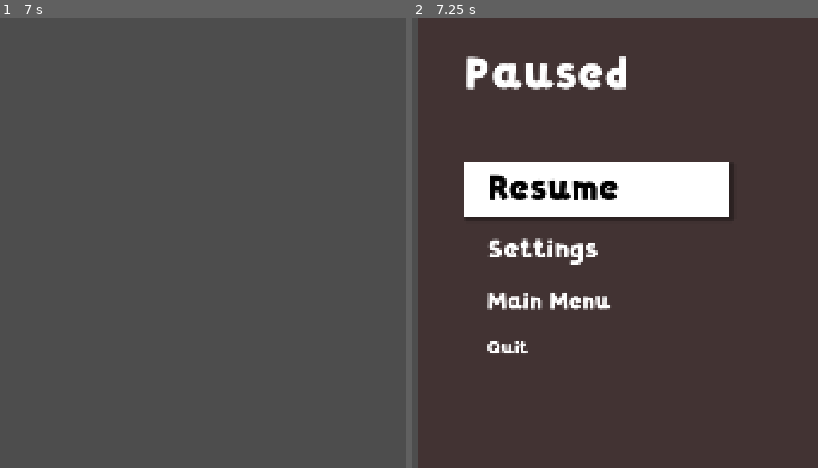
Above: before the commit, frames 1-2 (left to right).
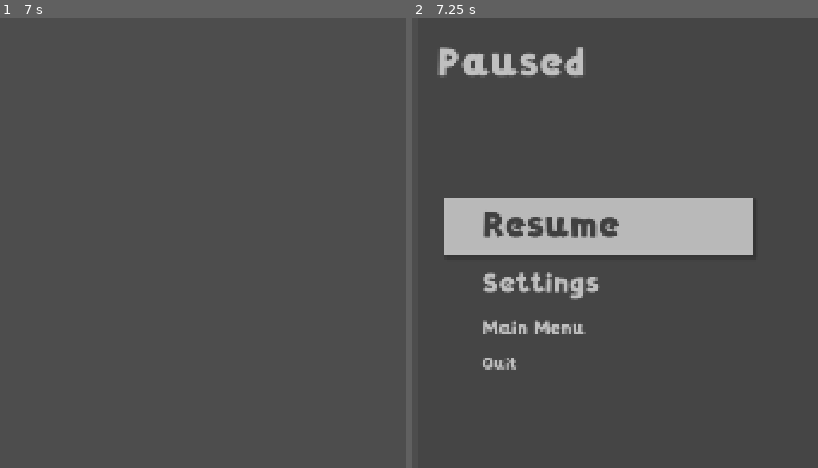
Above: after the commit, the same moments.

Repository: doggoanim/Krits
Game: Godot game, scene res://ui/pause_menu.tscn
The game is run twice, just before and just after one commit, with the same random seed, the same clock (stepped at 60 frames per second) and the same inputs. This scene is started directly instead of the project's main scene.
Inputs (mouse positions are in pixels of both pictures, inside the frame that each line leads up to):
- Up to frame 1 (7 s): tap Enter at 0.5, 2, 3.5 s; move the mouse to (182, 220) at 0.52 s; hold D (move_right) 0.53-1.25 s; hold Space (jump) 0.53-1.25 s; click (182, 220) at 0.67 s; drag from (outside the picture) to (outside the picture) at 1.27 s; move the mouse to (85, 144) at 2.02 s; hold D (move_right) 2.03-2.75 s; hold E (interact) 2.03-2.75 s; tap Space (jump) at 2.3, 2.75, 5.3, 6.77, 6.8 s; drag from (outside the picture) to (outside the picture) at 2.77 s; move the mouse to (247, 310) at 3.52 s; hold A (move_left) 3.53-4.25 s; hold Space (jump) 3.53-4.25 s; tap Delete at 3.6 s; tap Tab (menu_stats) at 4.15 s; drag from (outside the picture) to (outside the picture) at 4.27 s; move the mouse to (44, 243) at 5.02 s; hold S (move_back) 5.03-5.75 s; hold Ctrl (crouch_pound) 5.03-5.75 s; click (44, 243) at 5.17 s; tap M (menu_travel) at 5.65 s; drag from (outside the picture) to (outside the picture) at 5.77 s; move the mouse to (182, 220) at 6.52 s; hold W (move_forward) from 6.53 s (still down); hold Shift (roll_dive) from 6.53 s (still down)
- Up to frame 2 (7.25 s): keep holding W (move_forward); keep holding Shift (roll_dive); tap Space (jump) at 7.07 s; tap Escape (ui_cancel_menu) at 7.15 s

Frame 1 is identical in both runs. In frame 2, 19% of the frame differs, in the area x 6-84%, y 6-79%.

Commit message:
Pause menu: slight full-screen blur, animated open/close, Odyssey layout
Co-Authored-By: Claude Sonnet 5.5 <noreply@anthropic.com>
Claude-Session: https://claude.ai/code/session_01TYpdm1jACUqsWG6yyTxbgm

Diff:
--- a/ui/menu_base.gd
+++ b/ui/menu_base.gd
@@ -38,6 +38,11 @@
 	Input.mouse_mode = Input.MOUSE_MODE_VISIBLE
 
 func close() -> void:
+	close_immediately()
+
+## The actual close. A menu that animates out overrides close(), plays its
+## animation, then calls this once it's done.
+func close_immediately() -> void:
 	if open_menu != self:
 		return
 	open_menu = null
--- a/ui/pause_backdrop.gdshader
+++ b/ui/pause_backdrop.gdshader
@@ -4,8 +4,8 @@
 // Reads the screen, so it must sit on top of the scene it's blurring.
 
 uniform sampler2D screen_tex : hint_screen_texture, filter_linear_mipmap;
-uniform float blur_lod : hint_range(0.0, 7.0) = 3.0;     // mip level sampled — higher = blurrier
-uniform vec4 tint : source_color = vec4(0.18, 0.02, 0.02, 0.35);   // colour + how strongly it washes over
+uniform float blur_lod : hint_range(0.0, 7.0) = 1.6;     // mip level sampled — higher = blurrier
+uniform vec4 tint : source_color = vec4(0.0, 0.0, 0.0, 0.15);   // colour + how strongly it washes over
 
 void fragment() {
 	// 9 taps spread over the mip's pixel footprint, so the blur is smooth
--- a/ui/pause_menu.gd
+++ b/ui/pause_menu.gd
@@ -15,12 +15,21 @@
 
 const MAIN_MENU_SCENE := "res://ui/main_menu.tscn"
 
-## Font size of the highlighted entry, and how much smaller each step away from
-## it gets (down to MIN_FONT) — the list fans out from the selection.
-const SELECTED_FONT := 84
-const FONT_STEP := 10
-const MIN_FONT := 44
+## Font size of the highlighted entry, and the fraction of it each entry gets by
+## its distance from the selection (0 steps away, 1, 2, ...; the last value
+## repeats) — the list fans out from the selection like Super Mario Odyssey's.
+const SELECTED_FONT := 88
+const FONT_SCALES: Array[float] = [1.0, 0.78, 0.52, 0.44]
 
+## Open/close animation: the backdrop blurs/darkens in, the heading and list
+## fade in while sliding SLIDE_DISTANCE px in from the left.
+const OPEN_TIME := 0.28
+const CLOSE_TIME := 0.18
+const SLIDE_DISTANCE := 50.0
+
+@onready var _backdrop: ColorRect = %Backdrop
+@onready var _heading_margin: MarginContainer = %HeadingMargin
+@onready var _menu_margin: MarginContainer = %MenuMargin
 @onready var _items: Array[Node] = %Items.get_children()
 @onready var _resume: Button = %ResumeButton
 @onready var _settings_button: Button = %SettingsButton
@@ -33,9 +42,20 @@
 @onready var _confirm_no: Button = %ConfirmNo
 
 var _on_confirmed := Callable()
+var _anim: Tween
+var _closing := false
+var _blur_lod := 0.0                 ## resting backdrop values, read from the scene
+var _tint := Color.TRANSPARENT
+var _heading_left := 0
+var _menu_left := 0
 
 func _ready() -> void:
 	super()
+	var mat := _backdrop.material as ShaderMaterial
+	_blur_lod = mat.get_shader_parameter("blur_lod")
+	_tint = mat.get_shader_parameter("tint")
+	_heading_left = _heading_margin.get_theme_constant("margin_left")
+	_menu_left = _menu_margin.get_theme_constant("margin_left")
 	for node in _items:
 		var item := node as Button
 		item.focus_entered.connect(_update_item_sizes)
@@ -59,6 +79,17 @@
 	_confirm.visible = false
 	content.visible = true
 	_resume.grab_focus()
+	_set_progress(0.0)
+	_play(true)
+
+## Plays the close animation, then actually closes (and unpauses).
+func close() -> void:
+	if open_menu != self or _closing:
+		return
+	_closing = true
+	await _play(false)
+	_closing = false
+	close_immediately()
 
 # MenuBase's open() calls these; the pause menu's content is fixed in the scene.
 func _clear() -> void:
@@ -68,7 +99,7 @@
 	pass
 
 func _unhandled_input(event: InputEvent) -> void:
-	if not event.is_action_pressed(&"ui_cancel_menu"):
+	if _closing or not event.is_action_pressed(&"ui_cancel_menu"):
 		return
 	if not visible:
 		open()
@@ -80,6 +111,27 @@
 		close()
 	get_viewport().set_input_as_handled()
 
+# --- Open / close animation ---------------------------------------------------
+
+func _play(opening: bool) -> void:
+	if _anim and _anim.is_valid():
+		_anim.kill()
+	_anim = create_tween()   # runs while paused: this node's process mode is ALWAYS
+	_anim.set_trans(Tween.TRANS_CUBIC).set_ease(Tween.EASE_OUT if opening else Tween.EASE_IN)
+	_anim.tween_method(_set_progress, 0.0 if opening else 1.0, 1.0 if opening else 0.0,
+			OPEN_TIME if opening else CLOSE_TIME)
+	await _anim.finished
+
+## 0 = fully clear (as if the menu weren't there), 1 = fully shown.
+func _set_progress(k: float) -> void:
+	var mat := _backdrop.material as ShaderMaterial
+	mat.set_shader_parameter("blur_lod", _blur_lod * k)
+	mat.set_shader_parameter("tint", Color(_tint.r, _tint.g, _tint.b, _tint.a * k))
+	content.modulate.a = k
+	var slide := int(SLIDE_DISTANCE * (1.0 - k))
+	_heading_margin.add_theme_constant_override("margin_left", _heading_left - slide)
+	_menu_margin.add_theme_constant_override("margin_left", _menu_left - slide)
+
 ## Sizes every entry by its distance from the focused one.
 func _update_item_sizes() -> void:
 	var selected := -1
@@ -89,7 +141,8 @@
 	if selected < 0:
 		return
 	for i in _items.size():
-		var font_size := SELECTED_FONT if i == selected else maxi(MIN_FONT, SELECTED_FONT - FONT_STEP * (abs(i - selected) + 1))
+		var fraction := FONT_SCALES[mini(abs(i - selected), FONT_SCALES.size() - 1)]
+		var font_size := int(SELECTED_FONT * fraction)
 		(_items[i] as Button).add_theme_font_size_override("font_size", font_size)
 
 # --- Settings page ------------------------------------------------------------
@@ -125,7 +178,7 @@
 	action.call()
 
 func _go_main_menu() -> void:
-	close()   # unpauses and clears open_menu
+	close_immediately()   # unpauses and clears open_menu
 	Input.mouse_mode = Input.MOUSE_MODE_VISIBLE
 	MainMenu.return_to_title = true
 	get_tree().change_scene_to_file(MAIN_MENU_SCENE)
--- a/ui/pause_menu.tscn
+++ b/ui/pause_menu.tscn
@@ -9,6 +9,8 @@
 
 [sub_resource type="ShaderMaterial" id="Backdrop"]
 shader = ExtResource("5")
+shader_parameter/blur_lod = 1.6
+shader_parameter/tint = Color(0, 0, 0, 0.15)
 
 [sub_resource type="StyleBoxEmpty" id="Clear"]
 
@@ -38,6 +40,7 @@
 script = ExtResource("2")
 
 [node name="Backdrop" type="ColorRect" parent="." index="0"]
+unique_name_in_owner = true
 material = SubResource("Backdrop")
 layout_mode = 2
 
@@ -45,63 +48,65 @@
 theme_override_constants/separation = 0
 
 [node name="HeadingMargin" type="MarginContainer" parent="Content" index="0"]
+unique_name_in_owner = true
 layout_mode = 2
-theme_override_constants/margin_left = 110
-theme_override_constants/margin_top = 60
+theme_override_constants/margin_left = 60
+theme_override_constants/margin_top = 40
 
 [node name="Heading" type="Label" parent="Content/HeadingMargin"]
 layout_mode = 2
-theme_override_font_sizes/font_size = 110
+theme_override_font_sizes/font_size = 100
 text = "Paused"
 
 [node name="MenuMargin" type="MarginContainer" parent="Content" index="1"]
+unique_name_in_owner = true
 layout_mode = 2
-theme_override_constants/margin_left = 110
-theme_override_constants/margin_top = 130
+theme_override_constants/margin_left = 80
+theme_override_constants/margin_top = 250
 
 [node name="Items" type="VBoxContainer" parent="Content/MenuMargin"]
 unique_name_in_owner = true
 layout_mode = 2
 theme = ExtResource("6")
-theme_override_constants/separation = 26
+theme_override_constants/separation = 12
 
 [node name="ResumeButton" type="Button" parent="Content/MenuMargin/Items"]
 unique_name_in_owner = true
-custom_minimum_size = Vector2(640, 0)
+custom_minimum_size = Vector2(740, 0)
 layout_mode = 2
 size_flags_horizontal = 0
 rotation = -0.05236
-theme_override_font_sizes/font_size = 64
+theme_override_font_sizes/font_size = 88
 text = "Resume"
 alignment = 0
 
 [node name="SettingsButton" type="Button" parent="Content/MenuMargin/Items"]
 unique_name_in_owner = true
-custom_minimum_size = Vector2(640, 0)
+custom_minimum_size = Vector2(740, 0)
 layout_mode = 2
 size_flags_horizontal = 0
 rotation = -0.05236
-theme_override_font_sizes/font_size = 64
+theme_override_font_sizes/font_size = 88
 text = "Settings"
 alignment = 0
 
 [node name="MainMenuButton" type="Button" parent="Content/MenuMargin/Items"]
 unique_name_in_owner = true
-custom_minimum_size = Vector2(640, 0)
+custom_minimum_size = Vector2(740, 0)
 layout_mode = 2
 size_flags_horizontal = 0
 rotation = -0.05236
-theme_override_font_sizes/font_size = 64
+theme_override_font_sizes/font_size = 88
 text = "Main Menu"
 alignment = 0
 
 [node name="QuitButton" type="Button" parent="Content/MenuMargin/Items"]
 unique_name_in_owner = true
-custom_minimum_size = Vector2(640, 0)
+custom_minimum_size = Vector2(740, 0)
 layout_mode = 2
 size_flags_horizontal = 0
 rotation = -0.05236
-theme_override_font_sizes/font_size = 64
+theme_override_font_sizes/font_size = 88
 text = "Quit"
 alignment = 0
 
--- a/ui/pause_menu_theme.tres
+++ b/ui/pause_menu_theme.tres
@@ -1,15 +1,15 @@
 [gd_resource type="Theme" format=3]
 
 [sub_resource type="StyleBoxEmpty" id="ItemIdle"]
-content_margin_left = 56.0
+content_margin_left = 90.0
 content_margin_top = 8.0
-content_margin_right = 56.0
+content_margin_right = 70.0
 content_margin_bottom = 8.0
 
 [sub_resource type="StyleBoxFlat" id="ItemSelected"]
-content_margin_left = 56.0
+content_margin_left = 90.0
 content_margin_top = 8.0
-content_margin_right = 56.0
+content_margin_right = 70.0
 content_margin_bottom = 8.0
 bg_color = Color(1, 1, 1, 1)
 shadow_color = Color(0, 0, 0, 0.35)
